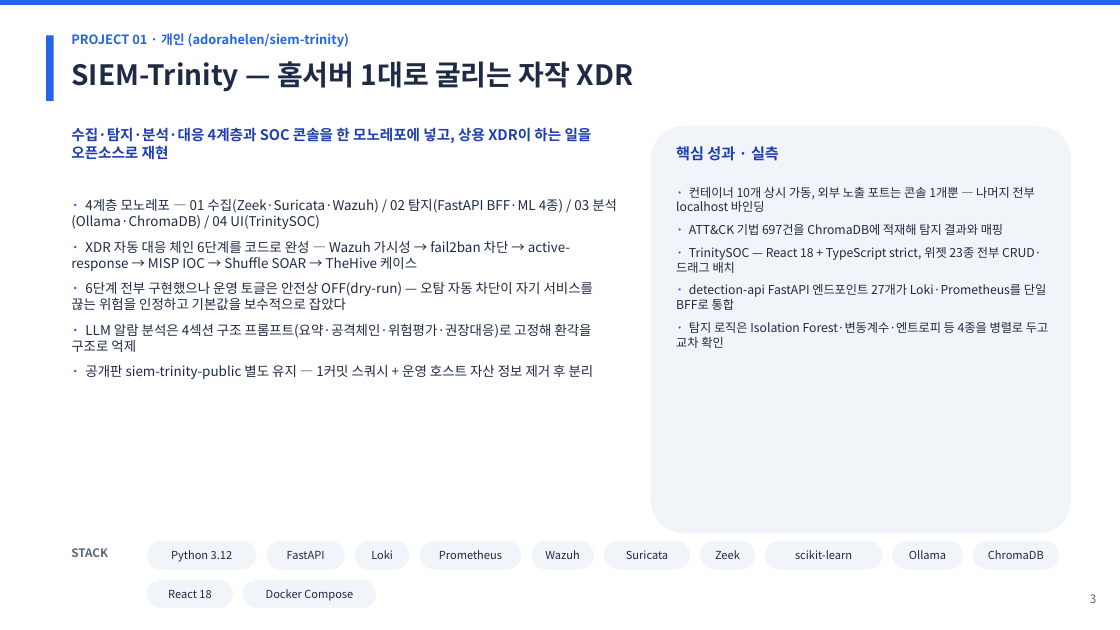
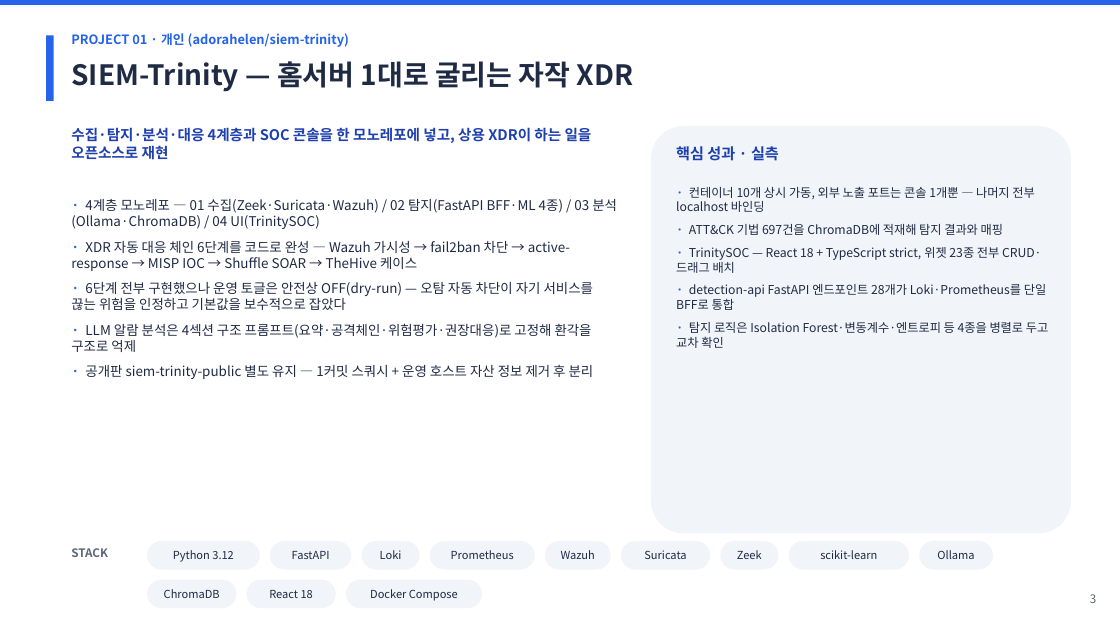
Before and after one commit to adorahelen/adorahelen.github.io, a slide deck: slide 4 of static/portfolio/kangmin-kim-portfolio-ko.pptx. Drawn at 1120x630 pixels with LibreOffice and Linux fonts; fonts in the diff are those of the drawing. Boxes give left, top, right and bottom in pixels: in the first picture for what was removed or moved away, otherwise in the second. Text is boxed around its words. In the diff, an @@ line names an element or a change of style, - is before the commit and + after.

```diff
--- a/static/portfolio/kangmin-kim-portfolio-ko.pptx
+++ b/static/portfolio/kangmin-kim-portfolio-ko.pptx
@@ text at [676, 284, 1046, 310]: text changed @@
-· detection-api FastAPI 엔드포인트 27개가 Loki·Prometheus를 단일 BFF로 통합
+· detection-api FastAPI 엔드포인트 28개가 Loki·Prometheus를 단일 BFF로 통합
@@ rounded rectangle "Python 3.12": place and size @@
-rounded rectangle "Python 3.12" at [147, 541, 256, 570]
+rounded rectangle "Python 3.12" at [147, 541, 260, 570]
@@ rounded rectangle "FastAPI": place and size @@
-rounded rectangle "FastAPI" at [266, 541, 344, 570]
+rounded rectangle "FastAPI" at [270, 541, 351, 570]
@@ rounded rectangle "Loki": place and size @@
-rounded rectangle "Loki" at [355, 541, 409, 570]
+rounded rectangle "Loki" at [361, 541, 419, 570]
@@ rounded rectangle "Prometheus": place and size @@
-rounded rectangle "Prometheus" at [420, 541, 522, 570]
+rounded rectangle "Prometheus" at [430, 541, 535, 570]
@@ rounded rectangle "Wazuh": place and size @@
-rounded rectangle "Wazuh" at [532, 541, 594, 570]
+rounded rectangle "Wazuh" at [545, 541, 611, 570]
@@ rounded rectangle "Suricata": place and size @@
-rounded rectangle "Suricata" at [604, 541, 690, 570]
+rounded rectangle "Suricata" at [621, 541, 710, 570]
@@ rounded rectangle "Zeek": place and size @@
-rounded rectangle "Zeek" at [700, 541, 755, 570]
+rounded rectangle "Zeek" at [720, 541, 778, 570]
@@ rounded rectangle "scikit-learn": place and size @@
-rounded rectangle "scikit-learn" at [765, 541, 883, 570]
+rounded rectangle "scikit-learn" at [789, 541, 910, 570]
@@ rounded rectangle "Ollama": place and size @@
-rounded rectangle "Ollama" at [892, 541, 963, 570]
+rounded rectangle "Ollama" at [919, 541, 993, 570]
@@ rounded rectangle "ChromaDB": place and size @@
-rounded rectangle "ChromaDB" at [973, 541, 1059, 570]
+rounded rectangle "ChromaDB" at [147, 580, 236, 608]
@@ rounded rectangle "React 18": place and size @@
-rounded rectangle "React 18" at [147, 580, 233, 608]
+rounded rectangle "React 18" at [246, 580, 335, 608]
@@ rounded rectangle "Docker Compose": place and size @@
-rounded rectangle "Docker Compose" at [243, 580, 376, 608]
+rounded rectangle "Docker Compose" at [346, 580, 482, 608]
```
Also in this commit, not shown: 9 other slides changed, 21 other files.
